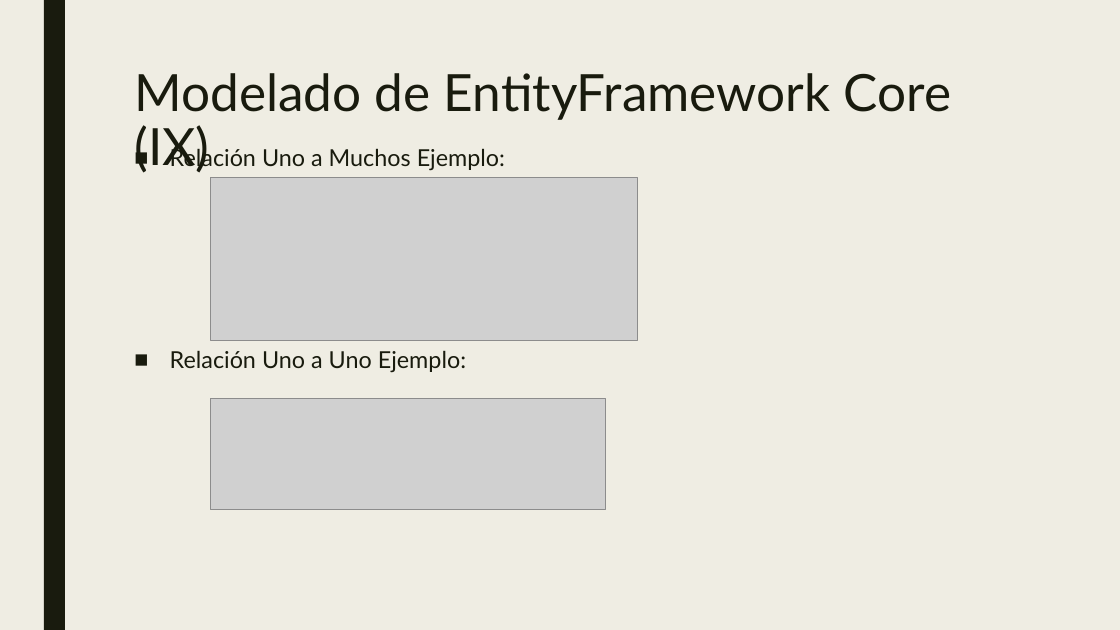
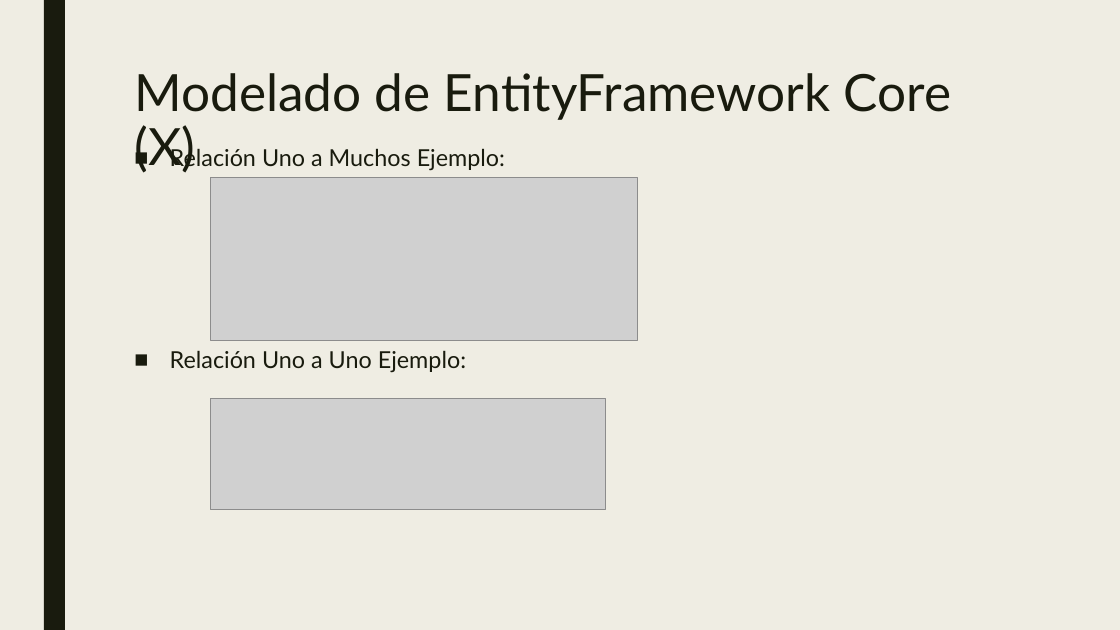
Before and after one commit to dadjh85/Demo5-Curso-.NetCore3.1, a slide deck: slide 14 of doc/Demo5- Curso .NET Core.pptx (slide 13 before the commit). Drawn at 1120x630 pixels with LibreOffice and Linux fonts; fonts in the diff are those of the drawing; grey boxes stand for pictures. Boxes give left, top, right and bottom in pixels: in the first picture for what was removed or moved away, otherwise in the second. Text is boxed around its words. In the diff, an @@ line names an element or a change of style, - is before the commit and + after.

```diff
--- a/doc/Demo5- Curso .NET Core.pptx
+++ b/doc/Demo5- Curso .NET Core.pptx
@@ title at <box>134,73,952,173</box>: text changed @@
-Modelado de EntityFramework Core (IX)
+Modelado de EntityFramework Core (X)
```
Also in this commit, not shown: 4 other slides changed, 1 slide added, 17 other files.
